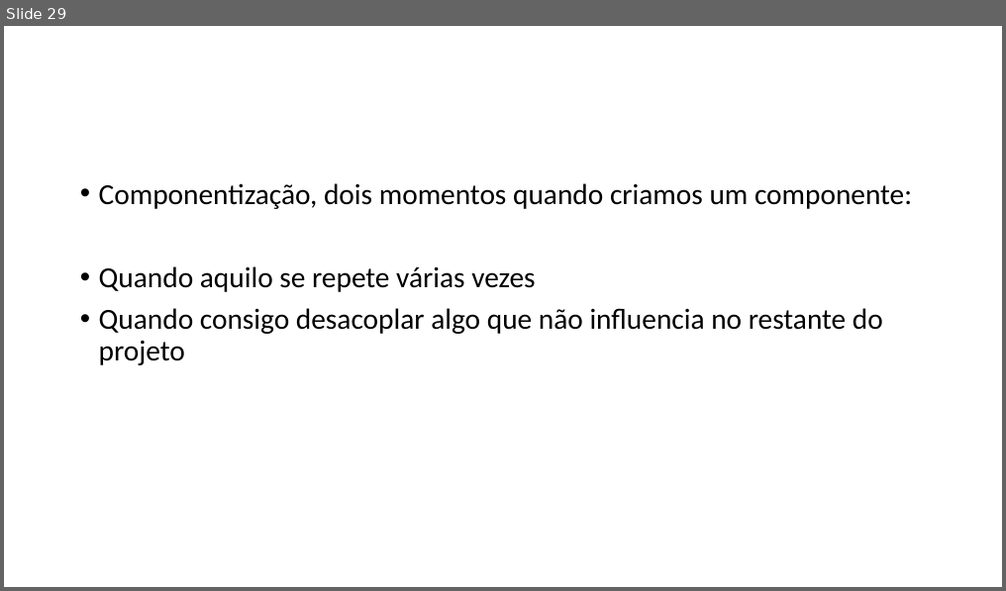
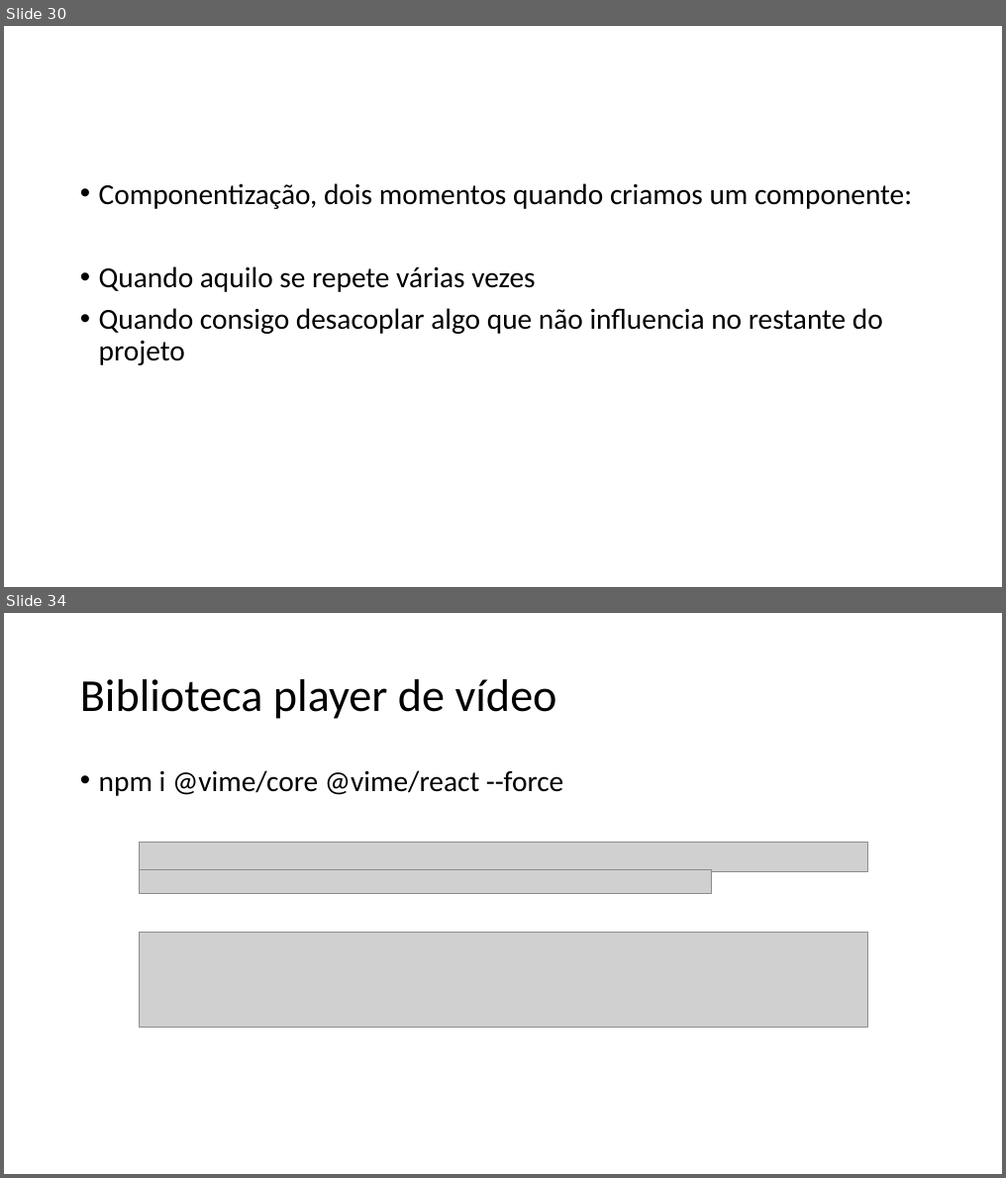
Before and after one commit to Lucas-Pontes-Soares/IgniteLab, a slide deck: AulasReact.pptx. Shown one above the other, each under a label of ours: slide 29 before the commit, slides 30 and 34 after it; the slides between them are not shown. The pictures are 1006x591 and 1006x1178 pixels, drawn with LibreOffice and Linux fonts; fonts in the diff are those of the drawing; grey boxes stand for pictures. Boxes give left, top, right and bottom in pixels: in the first picture for what was removed or moved away, otherwise in the second. Text is boxed around its words. In the diff, an @@ line names an element or a change of style, - is before the commit and + after.

```diff
--- a/AulasReact.pptx
+++ b/AulasReact.pptx
@@ slide 34 added at [4, 613, 1002, 1174], background #FFFFFF @@
@@ title added at [80, 679, 557, 719], 44 pt, text #000000 @@
+Biblioteca player de vídeo
@@ text added at [99, 770, 563, 796], 28 pt, text #000000 @@
+• npm i @vime/core @vime/react --force
@@ picture added at [139, 842, 867, 872] @@
@@ picture added at [139, 869, 712, 894] @@
@@ picture added at [139, 933, 867, 1028] @@
@@ what was slide 29 is now slide 30 @@
```
Also in this commit, not shown: 2 slides changed, 3 other slides added, 9 other files.
